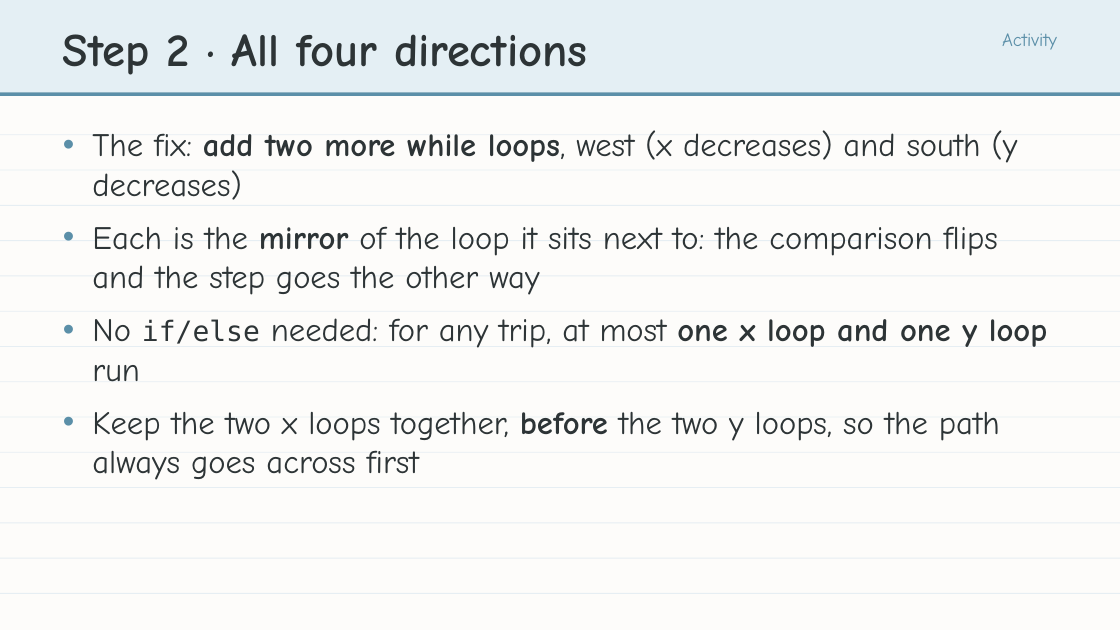
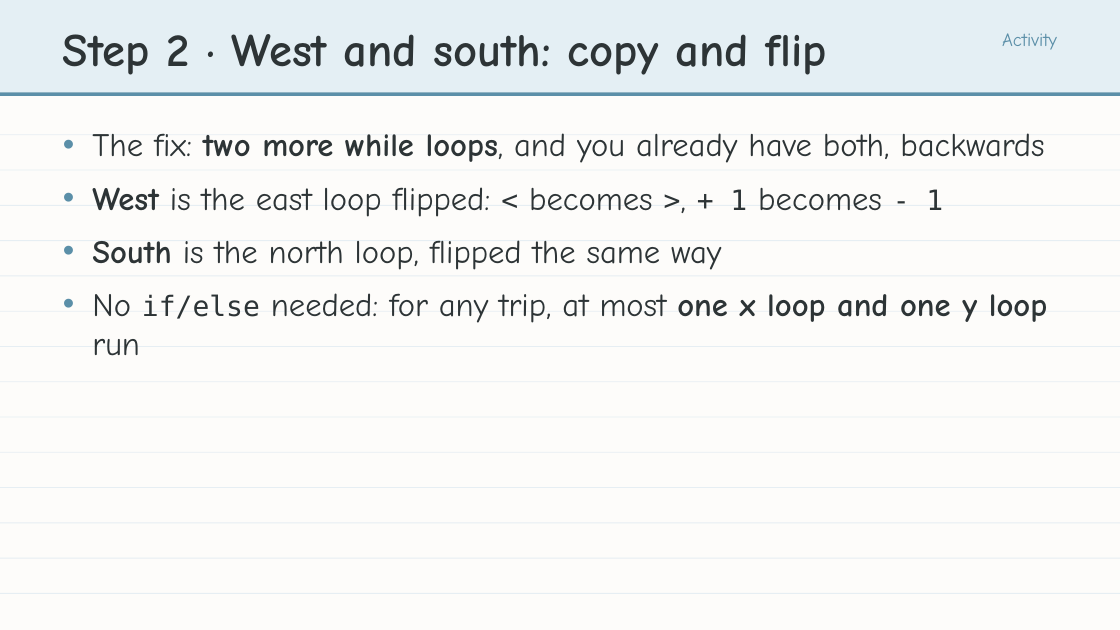
Before and after one commit to bradamiller/LearningPython, a slide deck: slide 21 of static/slides/module-04-manhattan/module-4-lesson-04-the-manhattan-algorithm.pptx. Drawn at 1120x630 pixels with LibreOffice and Linux fonts; fonts in the diff are those of the drawing. Boxes give left, top, right and bottom in pixels: in the first picture for what was removed or moved away, otherwise in the second. Text is boxed around its words. In the diff, an @@ line names an element or a change of style, - is before the commit and + after.

```diff
--- a/static/slides/module-04-manhattan/module-4-lesson-04-the-manhattan-algorithm.pptx
+++ b/static/slides/module-04-manhattan/module-4-lesson-04-the-manhattan-algorithm.pptx
@@ text at <box>63,34,828,75</box>: text changed @@
-Step 2 · All four directions
+Step 2 · West and south: copy and flip
@@ text at <box>92,133,1044,270</box>: text changed @@
-• The fix: add two more while loops, west (x decreases) and south (y decreases)
-• Each is the mirror of the loop it sits next to: the comparison flips and the step goes the other way
+• The fix: two more while loops, and you already have both, backwards
+• West is the east loop flipped: < becomes >, + 1 becomes - 1
+• South is the north loop, flipped the same way
@@ text at <box>92,412,1000,480</box>: paragraph removed @@
-• Keep the two x loops together, before the two y loops, so the path always goes across first
```
Also in this commit, not shown: 9 other slides changed, 2 slides added, 2 slides removed, 47 other files.
